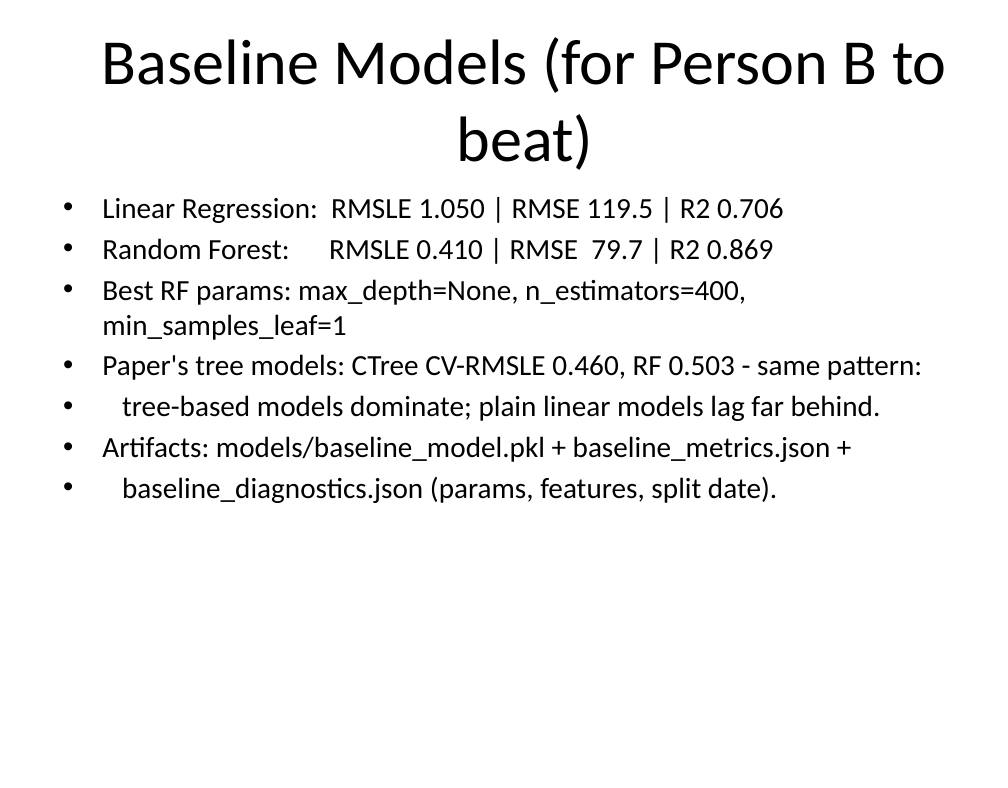
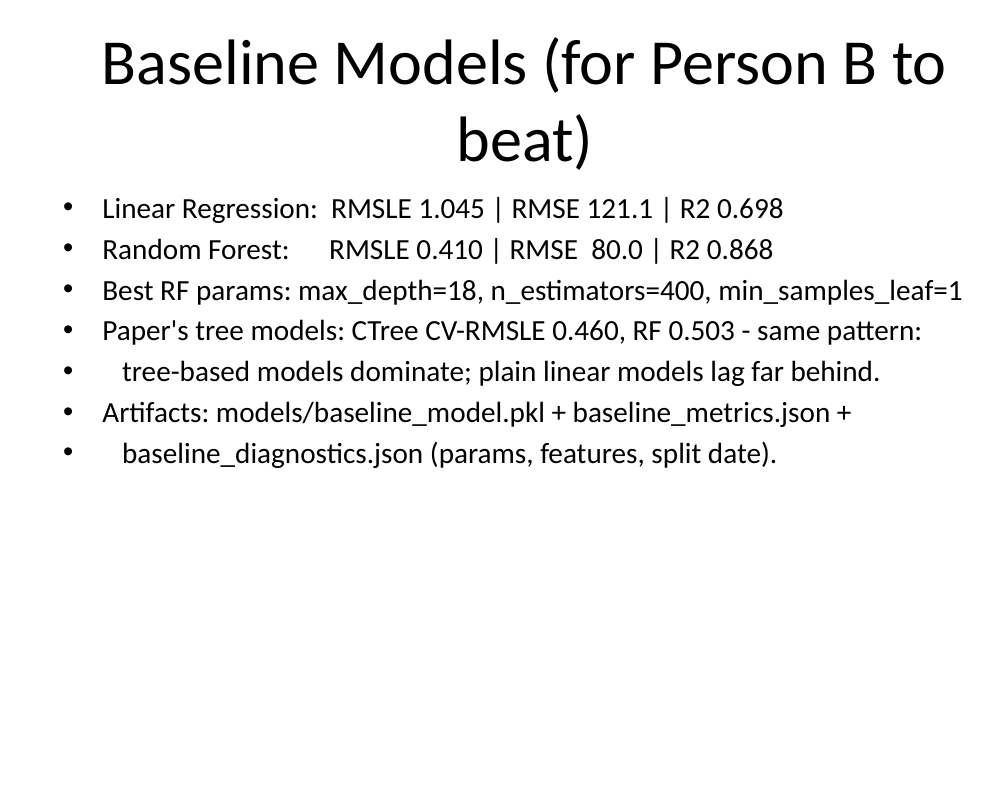
Before and after one commit to DabbuguntaVenyaAnand/bike-rental-demand-forecasting, a slide deck: slide 10 of docs/person_a_slides.pptx. Drawn at 1008x788 pixels with LibreOffice and Linux fonts; fonts in the diff are those of the drawing. Boxes give left, top, right and bottom in pixels: in the first picture for what was removed or moved away, otherwise in the second. Text is boxed around its words. In the diff, an @@ line names an element or a change of style, - is before the commit and + after.

```diff
--- a/docs/person_a_slides.pptx
+++ b/docs/person_a_slides.pptx
@@ text at box(102, 198, 962, 305): text changed @@
-• Linear Regression: RMSLE 1.050 | RMSE 119.5 | R2 0.706
-• Random Forest: RMSLE 0.410 | RMSE 79.7 | R2 0.869
-• Best RF params: max_depth=None, n_estimators=400, min_samples_leaf=1
+• Linear Regression: RMSLE 1.045 | RMSE 121.1 | R2 0.698
+• Random Forest: RMSLE 0.410 | RMSE 80.0 | R2 0.868
+• Best RF params: max_depth=18, n_estimators=400, min_samples_leaf=1
```
Also in this commit, not shown: 17 other files.
